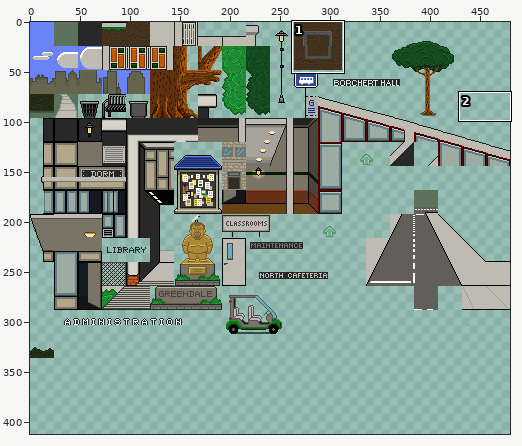
Sprite sheet -- src/images/tilesets/city.png. The first picture is a wide view before the edit; the outline marks the close-up.
Close-up. Old version:
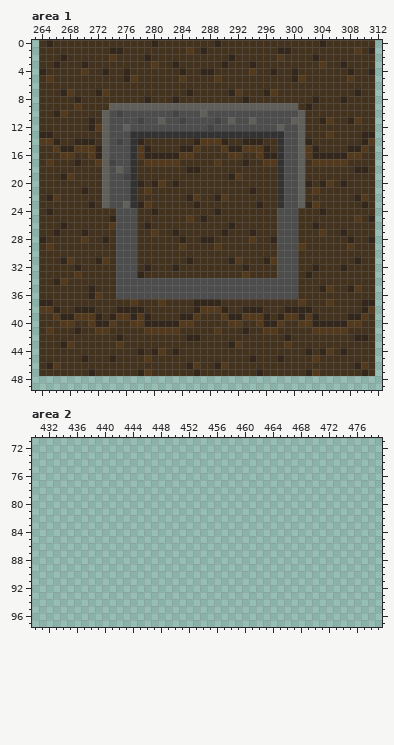
The file is 480x480 pixels. Pixels under 10% opacity are left out. Colours within 5 levels of each other are drawn and written as one. Shown: area 1: x 263..312, y 0..49; area 2: x 430..479, y 71..97. The wide view leaves out empty margins. The commit also changed other parts of the picture, which this record leaves out.
And afterwards:
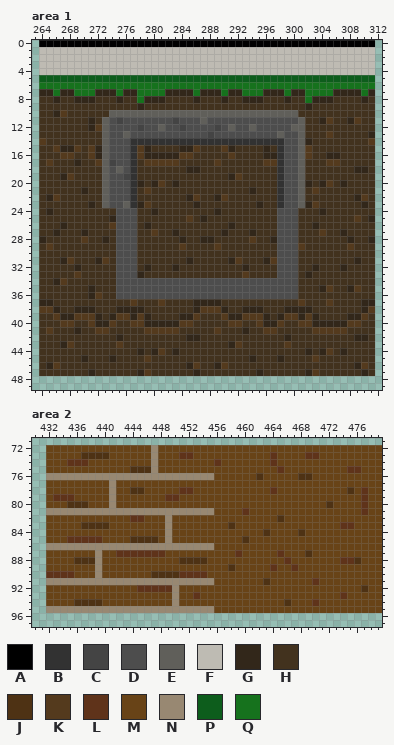
Palette (. is transparent): A #000000  B #323232  C #444444  D #4d4d4d  E #605f5a  F #bebbb3  G #32271a  H #42321e  J #4e3214  K #543a1d  L #5f331a  M #684317  N #988872  P #0d5d1c  Q #16721d
From old to new:
--- area 1
@@ x 263..312 @@
- 0 .HGHHHHHHHHHHHHHHGHHHHHHHHGHHHHHHHHHHHHHHGHHHHHHH.
- 1 .HHHHHHHHHHGGHHHHHHHHHKHGHHHHHHHHHHGGHHHHHHHHHKHG.
- 2 .HHHGHHHHHHKHHHHGHHHHHHHHHHHGHHHHHHKHHHHGHHHHHHHH.
- 3 .HHGHHHGHHHHHHHHHKHHGHHHHHHGHHHGHHHHHHHHHKHHGHHHH.
- 4 .GHHHHHKHHGHHGHHHHHHHGHHGGHHHHHKHHGHHGHHHHHHHGHHG.
- 5 .HKHHHHHHHHHHGKHHHHHHKHHHHKHHHHHHHHHHGKHHHHHHKHHH.
- 6 .HHHHHHHHHHHHHHHHHHHHHHHHHHHHHHHHHHHHHHHHHHHHHHHH.
- 7 .HHHGKHHHGKHHHHHHHHHHHGHHHHHGKHHHGKHHHHHHHHHHHGHH.
- 8 .HHHHHGHHHHHHHHHGHHHGHHHHHHHHHGHHHHHHHHHGHHHGHHHH.
- 9 .HHHHHKHHHHEEEEEEEEEEEEEEEEEEEEEEEEEEEHGHHHHHHHHH.
-10 .HHGKHHHHHEDCDDDDDDDCDDDEDDDDDDDDDDDDDEHHHHHHHHHH.
-11 .HHHHHHHGHEDDDDCDDEDDCDDDDCDEDDEDDDDDEEHHGKHHGKHH.
-12 .HHHHHHHGKEDDEDDDDDDDDDDDCDDDDDDDDDEDDEHHHHHHHHHH.
-13 .GGHHHHHHHEDDDBBBBBBBBBBBBBBBBBBBBBBDDEHHHKHHHHGG.
-14 .KKGHHGGGHEDCDBGHHHHHHHGKKKGHHGGGHHBDDEGHHHHHHHGK.
-15 .HHKGGKKKGEDDDBKGHHHHGGKHHHKGGKKKGHBDDEKGHHHHGGKH.
-16 .HHHKKHHKGEDDDBKGGGGGKKHHHHHKKHHKGGBDDEKGGGGGKKHH.
-17 .HKHHHGHHKECDDBHKKKKKHHHHHKHHHGHHKKBDDEHKKKKKHHHH.
+ 0 .AAAAAAAAAAAAAAAAAAAAAAAAAAAAAAAAAAAAAAAAAAAAAAAA.
+ 1 .FFFFFFFFFFFFFFFFFFFFFFFFFFFFFFFFFFFFFFFFFFFFFFFF.
+ 2 .FFFFFFFFFFFFFFFFFFFFFFFFFFFFFFFFFFFFFFFFFFFFFFFF.
+ 3 .FFFFFFFFFFFFFFFFFFFFFFFFFFFFFFFFFFFFFFFFFFFFFFFF.
+ 4 .FFFFFFFFFFFFFFFFFFFFFFFFFFFFFFFFFFFFFFFFFFFFFFFF.
+ 5 .PPPPPPPPPPPPPPPPPPPPPPPPPPPPPPPPPPPPPPPPPPPPPPPP.
+ 6 .QQQQQQQQQQQQQQQQQQQQQQQQQQQQQQQQQQQQQQQQQQQQQQQQ.
+ 7 .GGQGGQQQGGGQGGQQQQGGGGQGGGQGGQQQGGGQGGQQQQGGGGQG.
+ 8 .HHGHHGGGHHHGHHQGGGHHHHGHHHGHHGGGHHHGHHQGGGHHHHGH.
+ 9 .HHHHHHHHHHHHHHGHHHHHHHHHHHHHHHHHHHHHHHGHHHHHHHHH.
+10 .HHGKHHHHHHEEEEEEEEEEEEEEEEEEEEEEEEEEEHHHHHHHHHHH.
+11 .HHHHHHHGHEDCDDDDDDDCDDDEDDDDDDDDDDDDDEHHGKHHGKHH.
+12 .HHHHHHHGKEDDDDCDDEDDCDDDDCDEDDEDDDDDEEHHHHHHHHHH.
+13 .HHHHHHHHHEDDEDDDDDDDDDDDCDDDDDDDDDEDDEHHHKHHHHHG.
+14 .KHHHHHHHHEDDDBBBBBBBBBBBBBBBBBBBBBBDDEGHHHHHHHHK.
+15 .HHKGGKHKGEDDDBKGHHHHGGKHHHKGHHHHGHBDDEKHHHHHHHHH.
+16 .HHHKKHHKGEDDDBKGGGGGKKHHHHHKHHHHGGBDDEKHHGGHHHHH.
+17 .HKHHHGHHKECDDBHKKKKKHHHHHKHHHHHHKKBDDEHHHKKHHHHH.
 18 .HHHHHHHHHEDEDBHHHHHHHGGHHHHHHHHHHHBDDEHHHHHHHGGH.
--- area 2
@@ x 430..479 @@
 71 ..................................................
-72 ..................................................
-73 ..................................................
-74 ..................................................
-75 ..................................................
-76 ..................................................
-77 ..................................................
-78 ..................................................
-79 ..................................................
-80 ..................................................
-81 ..................................................
-82 ..................................................
-83 ..................................................
-84 ..................................................
-85 ..................................................
-86 ..................................................
-87 ..................................................
-88 ..................................................
-89 ..................................................
-90 ..................................................
-91 ..................................................
-92 ..................................................
-93 ..................................................
-94 ..................................................
-95 ..................................................
+72 ..MMMMMMMMMMMMMMMNMMMMMMMMMMMMMMMMMMMMMMMMMMMMMMMM
+73 ..MMMMMJJJJMMMMMMNMMMLLMMMMMMMMMMMLMMMMLLMMMMMMMMM
+74 ..MMMLLLMMMMMMMMMNMMMMMMMMLMMMMMMMLMMMMMMMMMMMMMMM
+75 ..MMMMMMMMMMMMJJJNMMMMMMMMMMMMMMMMMLMMMMMMMMMLLMMM
+76 ..NNNNNNNNNNNNNNNNNNNNNNNNMMMMMMJMMMMMJJMMMMMMMMMM
+77 ..MMMMMMMMMNMMMMMMMMMMMMMMMMMMMMMMMMMMMMMMMMMMMMMM
+78 ..MMMMMMMMMNMMJJMMMMMLLMMMMMMMMMMMLMMMMMMMMMMJMLMM
+79 ..MLLLMMMMMNMMMMMMMLLMMMMMMMMMMMMMMMMMMMMMMMMMMLMM
+80 ..MMMJJJMMMNMMMMMMMMMMMMMMMMMMMMMMMMMMMMMMJMMMMLMM
+81 ..NNNNNNNNNNNNNNNNNNNNNNNNMMMMLMMMMMMMMMMMMMMMMLMM
+82 ..MMMMMMMMMMMMLLMMMNMMMMMMMMMMMMMMMJMMMMMMMMMMMMMM
+83 ..MMMMMJJJJMMMMMMMMNMMMMMMMMJMMMMMMMMMMMMMMMLLMMMM
+84 ..MMMMMMMMMMMMMMMMMNMMMMMMMMMMMMMJMMMMJMMMMMMMMMMM
+85 ..MMMLLLLLMMMMJJJJMNMMMMMMMMMMJMMMMMMMMMMMMMMMMMMM
+86 ..NNNNNNNNNNNNNNNNNNNNNNNNMMMMMMMMMMMMMMMMMMMMMMMM
+87 ..MMMMMMMNMMLLLLLLLMMMMMMMMMMLMMMMMLMMMJMMMMMMMMMM
+88 ..MMMMJJJNMMMMMMMMMMMJJJJMMMMMMMMMMMLMMMMMMMLLJMMM
+89 ..MMMMMMMNMMMMMMMMMMMMMMMMMMJMMMMMLMMLMMMMMMMMMMMM
+90 ..LLLLMMMNMMMMMMMJJJJLLLLMMMMMMMMMMMMMMMMMMMMMMMMM
+91 ..NNNNNNNNNNNNNNNNNNNNNNNNMMMMMMMJMMMMMMLMMMMMMMMM
+92 ..MMMMMMMMMMMMMLLLLLNMMMMMMMMMMMMMMMMMMMMMMMMMMJMM
+93 ..MMMMMMMMMMMMMMMMMMNMMLMMMMMMMMMMMMMMMMMMMMLMMMMM
+94 ..MMMMJJJJMMMMMMMMMMNMMMMMMMMMMMMMMMJMMMLMMMMMMMMM
+95 ..NNNNNNNNNNNNNNNNNNNNNNNNMMMMMMMMMMMMMMMMMMMMMMMM
 96 ..................................................
